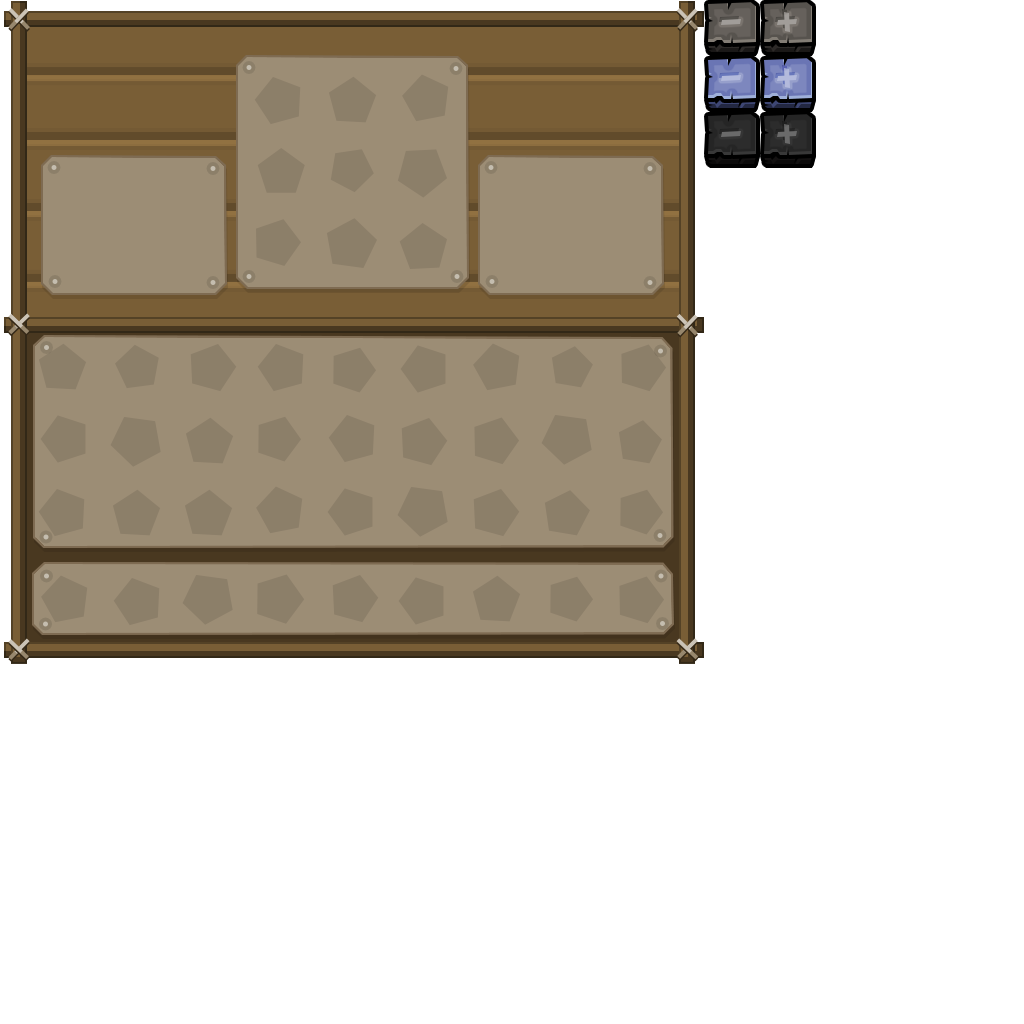
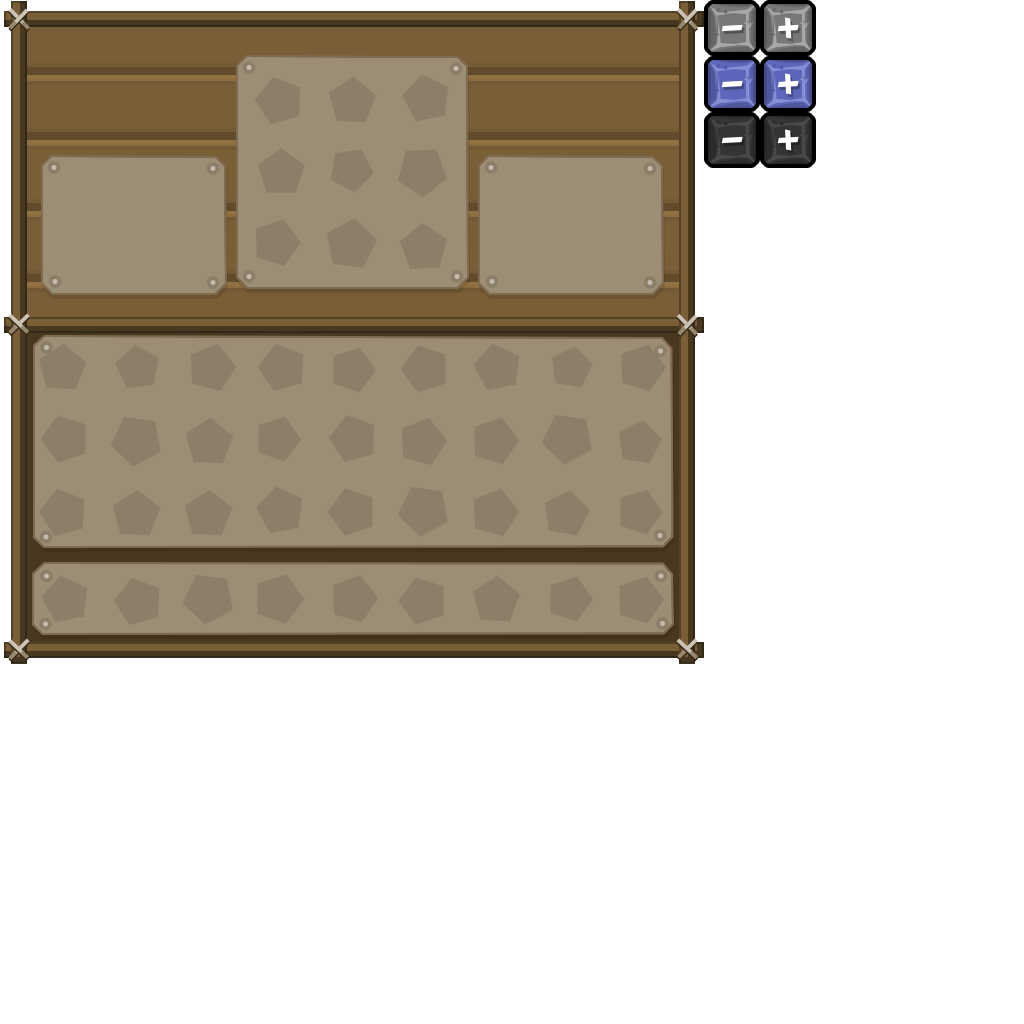
The second 1024×1024 image is a revision of the first. Changes to its layers:
removed group "Minus" (15 layers) over (x1=708, y1=2, x2=760, y2=168)
removed group "Off" (1st of 2, in "Minus") (4 layers) from group "Minus" over (x1=708, y1=2, x2=760, y2=56)
added group "minus" with 18 layers above "plus" over (x1=707, y1=3, x2=757, y2=165)
removed layer "Forme 5 copie 9" (1st of 6, in "Minus" › "Off") from group "Off" over (x1=708, y1=4, x2=760, y2=56)
removed group "Hover" (1st of 2, in "Minus") (4 layers) from group "Minus" over (x1=708, y1=58, x2=760, y2=112)
added group "plus" with 18 layers above "gui" over (x1=763, y1=3, x2=813, y2=165)
"Shape 2" (2nd of 2, in "plus"): blend soft light → normal, moved it into group "plus", painted on it over (x1=721, y1=17, x2=799, y2=81)
removed layer "Forme 5 copie 9" (2nd of 6, in "Minus" › "Hover") from group "Hover" over (x1=708, y1=60, x2=760, y2=112)
removed group "Disabled" (1st of 2, in "Minus") (4 layers) from group "Minus" over (x1=708, y1=114, x2=760, y2=168)
removed layer "Forme 5 copie 9" (3rd of 6, in "Minus" › "Disabled") from group "Disabled" over (x1=708, y1=116, x2=760, y2=168)
removed group "Plus" (15 layers) over (x1=764, y1=2, x2=816, y2=168)
removed group "Off" (2nd of 2, in "Plus") (4 layers) from group "Plus" over (x1=764, y1=2, x2=816, y2=56)
removed layer "Forme 5 copie 9" (4th of 6, in "Plus" › "Off") from group "Off" over (x1=764, y1=4, x2=816, y2=56)
removed group "Hover" (2nd of 2, in "Plus") (4 layers) from group "Plus" over (x1=764, y1=58, x2=816, y2=112)
removed layer "Forme 5 copie 9" (5th of 6, in "Plus" › "Hover") from group "Hover" over (x1=764, y1=60, x2=816, y2=112)
removed group "Disabled" (2nd of 2, in "Plus") (4 layers) from group "Plus" over (x1=764, y1=114, x2=816, y2=168)
removed layer "Forme 5 copie 9" (6th of 6, in "Plus" › "Disabled") from group "Disabled" over (x1=764, y1=116, x2=816, y2=168)
…and 51 more changes (34 added, 1 blend, 1 painted, 16 removed, 1 stack)
